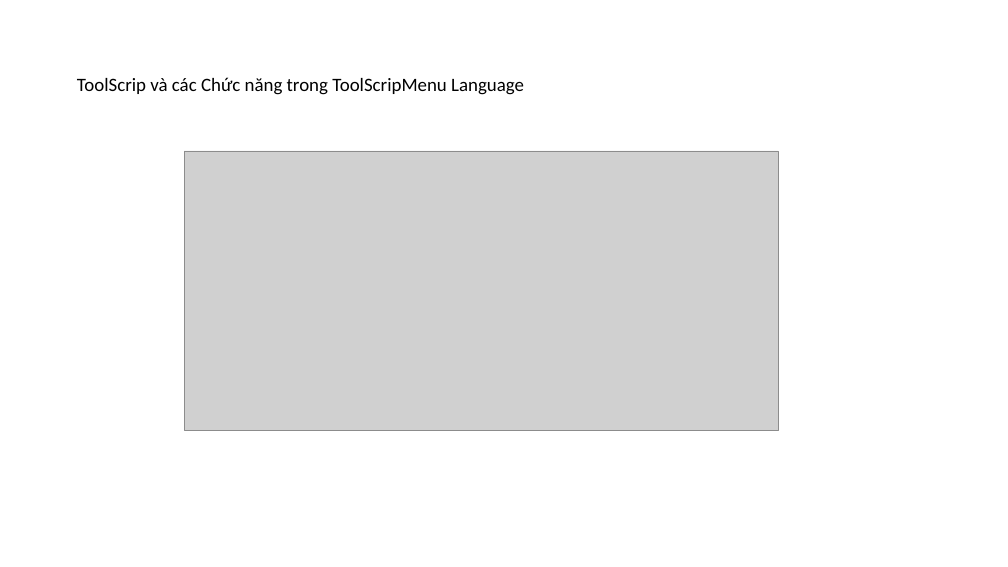
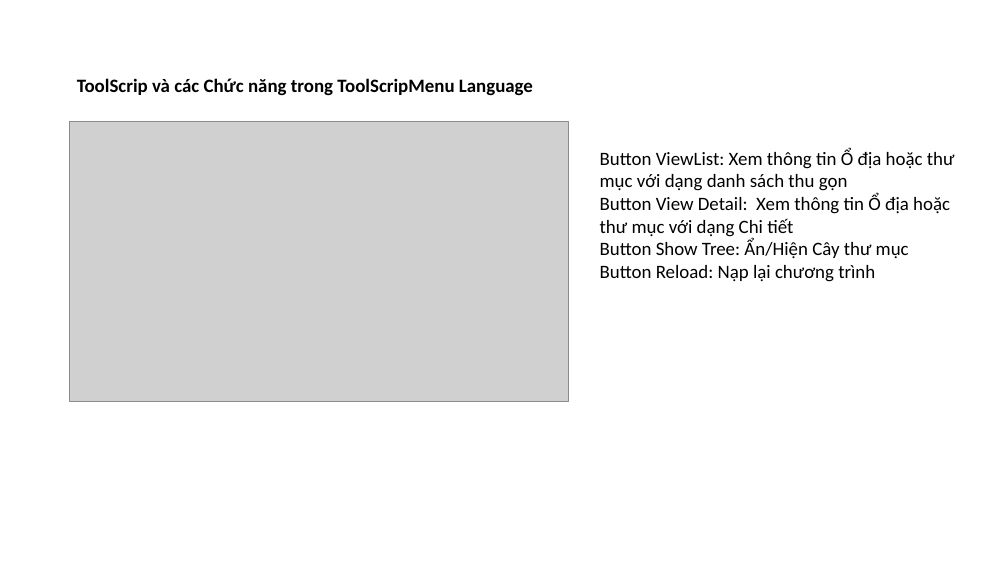
Before and after one commit to Hoaipt1998/Buit-a-file-manager-on-window, a slide deck: slide 11 of PowerPointDoAn1.pptx (slide 9 before the commit). Drawn at 1008x567 pixels with LibreOffice and Linux fonts; fonts in the diff are those of the drawing; grey boxes stand for pictures. Boxes give left, top, right and bottom in pixels: in the first picture for what was removed or moved away, otherwise in the second. Text is boxed around its words. In the diff, an @@ line names an element or a change of style, - is before the commit and + after.

```diff
--- a/PowerPointDoAn1.pptx
+++ b/PowerPointDoAn1.pptx
@@ title "ToolScrip và các Chức năng ..." at [77,78,533,96]: bold on @@
@@ picture: place and size @@
-picture at [185,151,779,431]
+picture at [70,122,569,402]
@@ text added at [600,149,955,282], 18 pt, text #000000 @@
+Button ViewList: Xem thông tin Ổ địa hoặc thư mục với dạng danh sách thu gọn
+Button View Detail: Xem thông tin Ổ địa hoặc thư mục với dạng Chi tiết
+Button Show Tree: Ẩn/Hiện Cây thư mục
+Button Reload: Nạp lại chương trình
```
Also in this commit, not shown: 10 other slides changed, 2 slides added, 1 slide removed.
